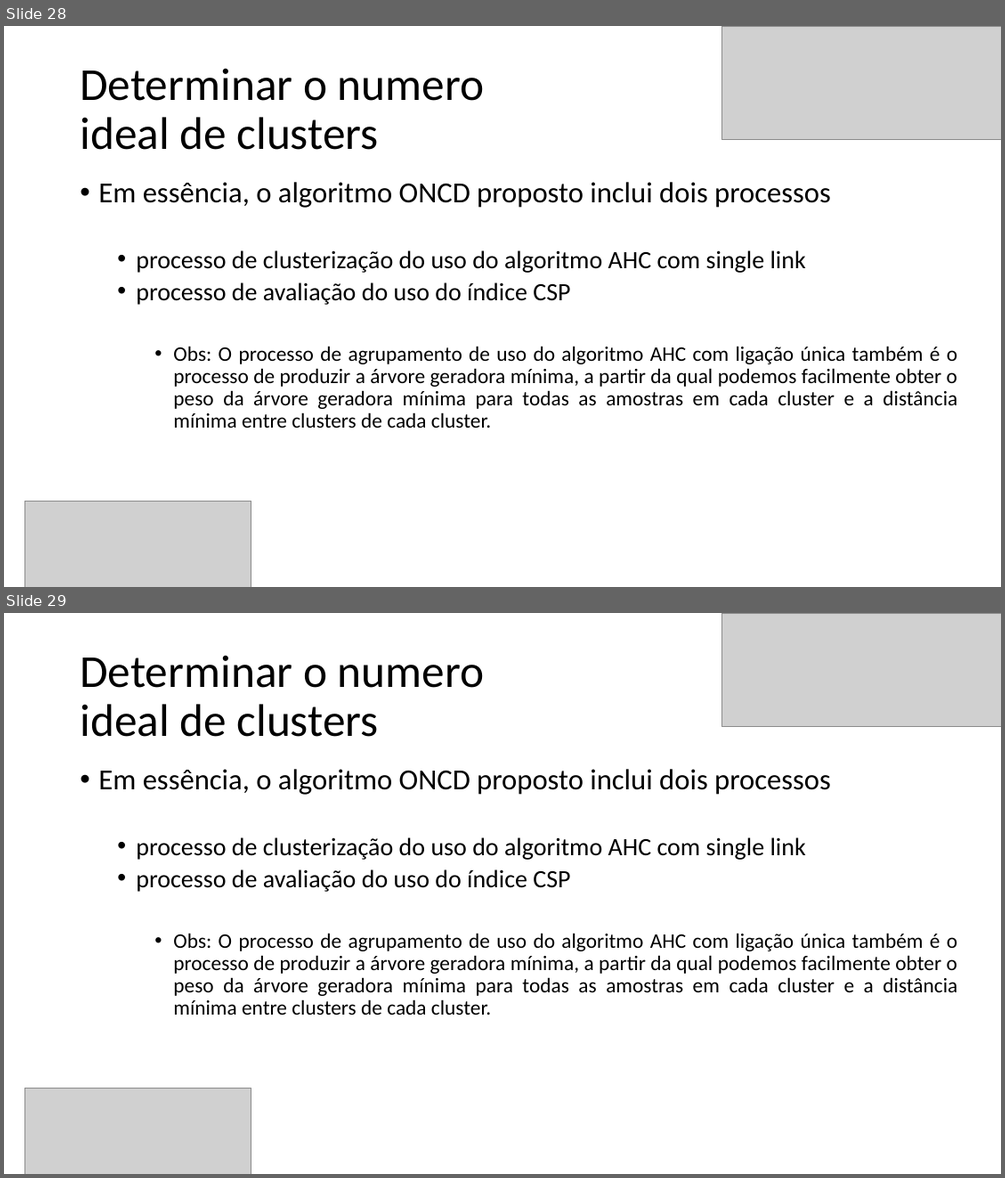
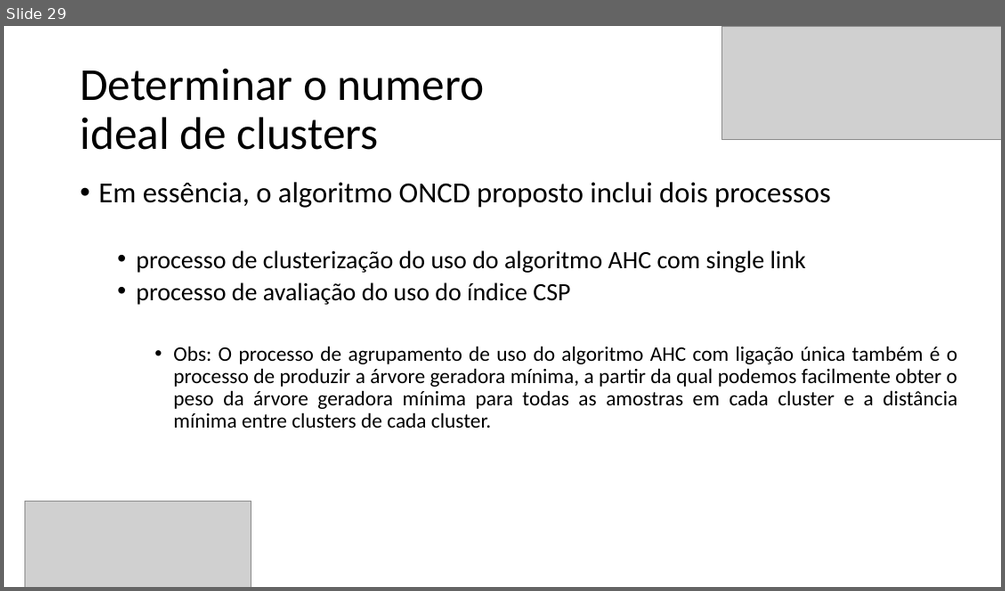
Before and after one commit to Marcio-Salmazo/PRT_Agrupamento, a slide deck: Seminario/optimal clusters - SLIDES.pptx. Shown one above the other, each under a label of ours: slides 28 and 29 before the commit, slide 29 after it. The pictures are 1005x1178 and 1005x591 pixels, drawn with LibreOffice and Linux fonts; fonts in the diff are those of the drawing; grey boxes stand for pictures. Boxes give left, top, right and bottom in pixels: in the first picture for what was removed or moved away, otherwise in the second. Text is boxed around its words. In the diff, an @@ line names an element or a change of style, - is before the commit and + after.

```diff
--- a/Seminario/optimal clusters - SLIDES.pptx
+++ b/Seminario/optimal clusters - SLIDES.pptx
@@ slide 29 removed at (x1=4, y1=613, x2=1001, y2=1174), background #FFFFFF @@
@@ picture removed at (x1=722, y1=613, x2=1001, y2=727) @@
@@ title removed at (x1=80, y1=655, x2=484, y2=737) @@
-Determinar o numero
-ideal de clusters
@@ text removed at (x1=98, y1=769, x2=957, y2=1014) @@
-• Em essência, o algoritmo ONCD proposto inclui dois processos
-  • processo de clusterização do uso do algoritmo AHC com single link
-  • processo de avaliação do uso do índice CSP
-    • Obs: O processo de agrupamento de uso do algoritmo AHC com ligação única também é o processo de produzir a árvore geradora mínima, a partir da qual podemos facilmente obter o peso da árvore geradora mínima para todas as amostras em cada cluster e a distância mínima entre clusters de cada cluster.
@@ picture removed at (x1=25, y1=1088, x2=251, y2=1174) @@
@@ what was slide 28 is now slide 29 @@
```
Also in this commit, not shown: 1 slide changed, 9 slides added.
